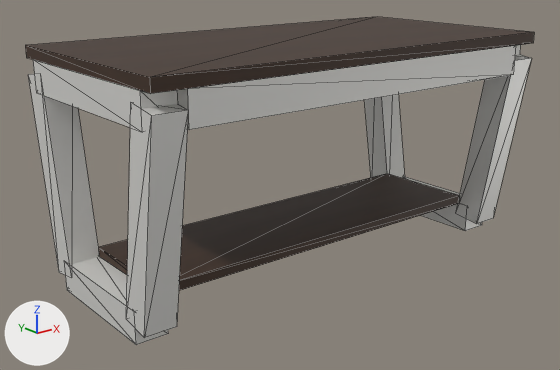
The glTF model img/modelos/mesa-living-nord-estante-ebano-blanco.glb as it was, and as the next commit left it.
Camera for both pictures: a 50 mm lens placed at (-1.3, -1.555, 0.836), pointed at (-0.05, 0.006, 0.212). The lights are fixed; the arrows at lower left show +X, +Y and +Z. The first picture is the older version. Mesh edges are drawn as thin lines.

The scene before the commit, as lines of its bpy script (objects in view):
```python
ob_estante_inferior_de_madera__proporción_aproximada = bpy.data.objects.new('Estante inferior de madera (proporción aproximada)', me_madera)
ob_estante_inferior_de_madera__proporción_aproximada.location = (0.0, 0.0, 0.092)
ob_estante_inferior_de_madera__proporción_aproximada.scale = (1.04, 0.3, 0.025)
ob_pata_inclinada_hacia_adentro__perfil_80_x_80_mm = bpy.data.objects.new('Pata inclinada hacia adentro, perfil 80 x 80 mm', me_hierro)
ob_pata_inclinada_hacia_adentro__perfil_80_x_80_mm.location = (-0.56, 0.22, 0.287)
ob_pata_inclinada_hacia_adentro__perfil_80_x_80_mm.rotation_euler = (-1.731, 0.0, 0.0)  # degrees (-99, 0, 0)
ob_pata_inclinada_hacia_adentro__perfil_80_x_80_mm.scale = (0.08, 0.501, 0.08)
ob_pata_inclinada_hacia_adentro__perfil_80_x_80_mm_001 = bpy.data.objects.new('Pata inclinada hacia adentro, perfil 80 x 80 mm.001', me_hierro)
ob_pata_inclinada_hacia_adentro__perfil_80_x_80_mm_001.location = (-0.56, -0.22, 0.287)
ob_pata_inclinada_hacia_adentro__perfil_80_x_80_mm_001.rotation_euler = (-1.411, 0.0, 0.0)  # degrees (-81, 0, 0)
ob_pata_inclinada_hacia_adentro__perfil_80_x_80_mm_001.scale = (0.08, 0.501, 0.08)
ob_pata_inclinada_hacia_adentro__perfil_80_x_80_mm_003 = bpy.data.objects.new('Pata inclinada hacia adentro, perfil 80 x 80 mm.003', me_hierro)
ob_pata_inclinada_hacia_adentro__perfil_80_x_80_mm_003.location = (0.56, -0.22, 0.287)
ob_pata_inclinada_hacia_adentro__perfil_80_x_80_mm_003.rotation_euler = (-1.411, 0.0, 0.0)  # degrees (-81, 0, 0)
ob_pata_inclinada_hacia_adentro__perfil_80_x_80_mm_003.scale = (0.08, 0.501, 0.08)
ob_travesaño_inferior_del_trapecio__ancho_exterior_44_cm = bpy.data.objects.new('Travesaño inferior del trapecio, ancho exterior 44 cm', me_hierro)
ob_travesaño_inferior_del_trapecio__ancho_exterior_44_cm.location = (-0.56, 0.0, 0.04)
ob_travesaño_inferior_del_trapecio__ancho_exterior_44_cm.scale = (0.08, 0.36, 0.08)
# also in view: 'Larguero longitudinal superior de hierro 80 x 80 mm.001' at (0.0, -0.26, 0.53); 'Tapa de madera maciza 120 x 60 x 3 cm' at (0.0, 0.0, 0.585); 'Travesaño inferior del trapecio, ancho exterior 44 cm.001' at (0.56, 0.0, 0.04); 'Pata inclinada hacia adentro, perfil 80 x 80 mm.002' at (0.56, 0.22, 0.287); 'Travesaño superior del trapecio, ancho exterior 60 cm' at (-0.56, 0.0, 0.53)
```
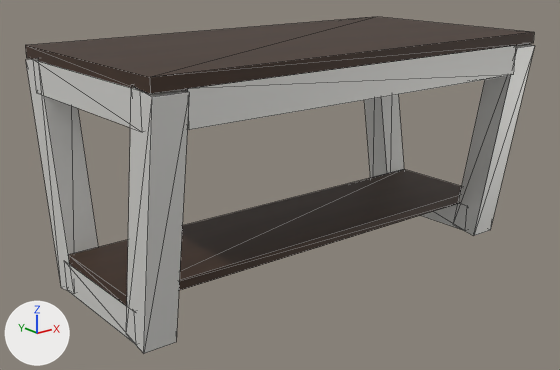
Changed parts and their boxes (x1, y1, x2, y2) in the pictures (560 x 370 px):
'Estante inferior de madera (proporción aproximada)', rescaled (9% wider, 18% taller): before (98, 174, 460, 290); after (68, 169, 462, 306)
'Pata inclinada hacia adentro, perfil 80 x 80 mm.001', moved, rescaled (14% taller): before (126, 103, 188, 338); after (126, 86, 189, 353)
'Pata inclinada hacia adentro, perfil 80 x 80 mm', rescaled (15% taller): before (28, 74, 100, 278); after (26, 58, 98, 293)
'Pata inclinada hacia adentro, perfil 80 x 80 mm.003', rescaled (7% wider, 13% taller): before (456, 54, 531, 224); after (454, 44, 534, 236)

The edits, one by one:
Object 'Pata inclinada hacia adentro, perfil 80 x 80 mm' (ob_pata_inclinada_hacia_adentro__perfil_80_x_80_mm) is rescaled from (0.08, 0.501, 0.08) to (0.08, 0.577, 0.08).
Object 'Pata inclinada hacia adentro, perfil 80 x 80 mm.001' (ob_pata_inclinada_hacia_adentro__perfil_80_x_80_mm_001) moves from (-0.56, -0.22, 0.287) to (-0.56, -0.22, 0.285).
Object 'Pata inclinada hacia adentro, perfil 80 x 80 mm.001' (ob_pata_inclinada_hacia_adentro__perfil_80_x_80_mm_001) is rescaled from (0.08, 0.501, 0.08) to (0.08, 0.577, 0.08).
Object 'Pata inclinada hacia adentro, perfil 80 x 80 mm.003' (ob_pata_inclinada_hacia_adentro__perfil_80_x_80_mm_003) is rescaled from (0.08, 0.501, 0.08) to (0.08, 0.577, 0.08).
Object 'Estante inferior de madera (proporción aproximada)' (ob_estante_inferior_de_madera__proporción_aproximada) is rescaled from (1.04, 0.3, 0.025) to (1.2, 0.3, 0.025).
